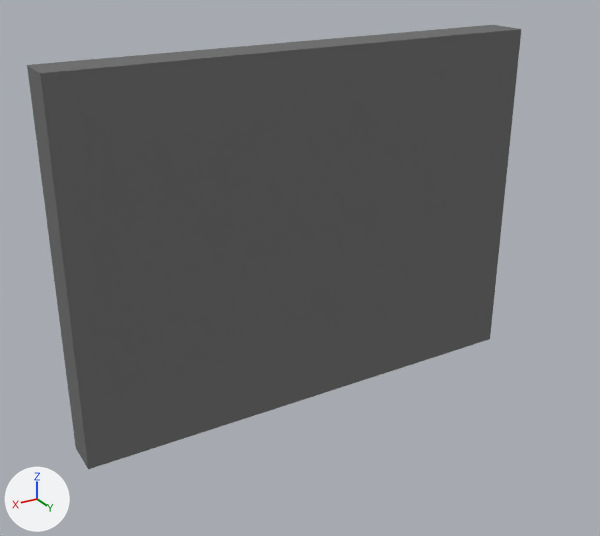
The Blender file Alex's blender files/tv unit small/Television Unit Small_LODB.blend, before and after one commit.
One viewpoint serves both versions: a 50 mm lens placed at (0.715, 1.161, 0.517), pointed at (0.045, 0.043, -0.042). Lighting does not change. The marker at lower left points along +X, +Y and +Z.

The scene before the commit, as lines of its bpy script (objects in view):
```python
me_cube_002 = bpy.data.meshes.new('Cube.002')
me_cube_002.from_pydata(...)  # 80 vertices, 70 faces; spans x -0.167..0.167, y -0.023..0.013, z -0.159..0.16
# faces by material slot: [2, 68]
me_cube_002.materials.append(mat_black)  # black #000000
me_cube_002.materials.append(mat_material_002)  # grey #747474
# before: 0 (0.142, -0.016, -0.14), 1 (-0.142, -0.016, -0.14), 2 (0.142, -0.016, 0.14), 3 (-0.142, -0.016, 0.14), 32 (-0.167, 0.013, 0.159) at pixel (521, 28)
# before: 33 (-0.167, 0.013, -0.159) at pixel (490, 339), 34 (0.167, 0.013, -0.159) at pixel (88, 469), 35 (0.167, 0.013, 0.159) at pixel (40, 73)
ob_tv_unit_small = bpy.data.objects.new('TV Unit Small', me_cube_002)
ob_tv_unit_small.location = (0.0, 0.0, 0.0)
ob_tv_unit_small.scale = (2.61, 2.0, 2.0)
```
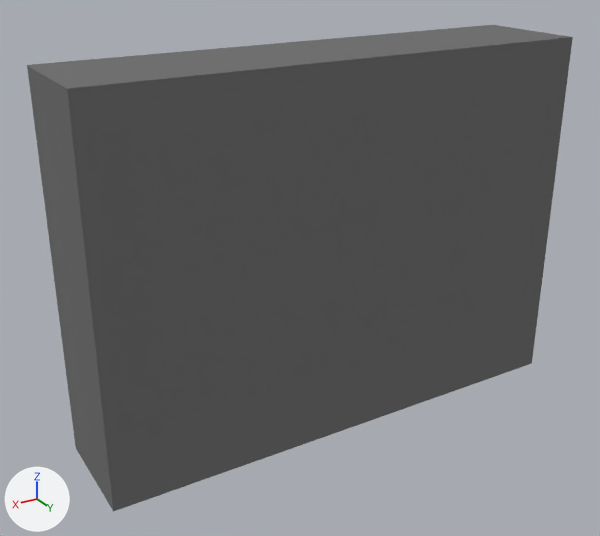
Where the newer file only moved an object's origin or applied its transform, the numbers keep the older frame.

The change in detail:
me_cube_002 has 80 vertices, 70 faces and spans x -0.167..0.167, y -0.023..0.013, z -0.159..0.16.
me_cube_002 is used by ob_tv_unit_small; location (0.0, 0.0, 0.0); scale (2.61, 2.0, 2.0).
Verts and faces of me_cube_002; kept vertices keep their numbers, new ones are numbered from 80.
Part 1, on me_cube_002:
Faces deleted: (0, 2, 3, 1).
Vertices 32 to 35 move by (0.0, 0.06, 0.0).

Location of each change, [x1, y1, x2, y2] in pixels of the pictures (600 x 536 px):
'TV Unit Small', reshaped (11% wider, 10% taller)
    before: [27, 25, 521, 469]
    after: [27, 25, 573, 512]
part 1 of me_cube_002, cut back
    before: [38, 27, 521, 469]
    after: [38, 27, 573, 512]
